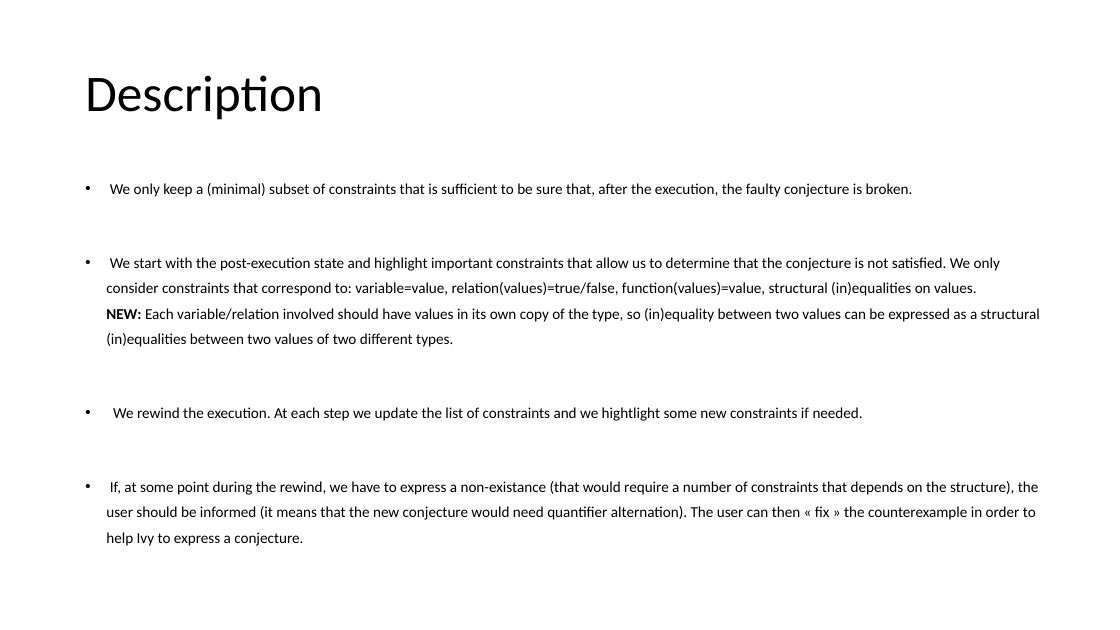
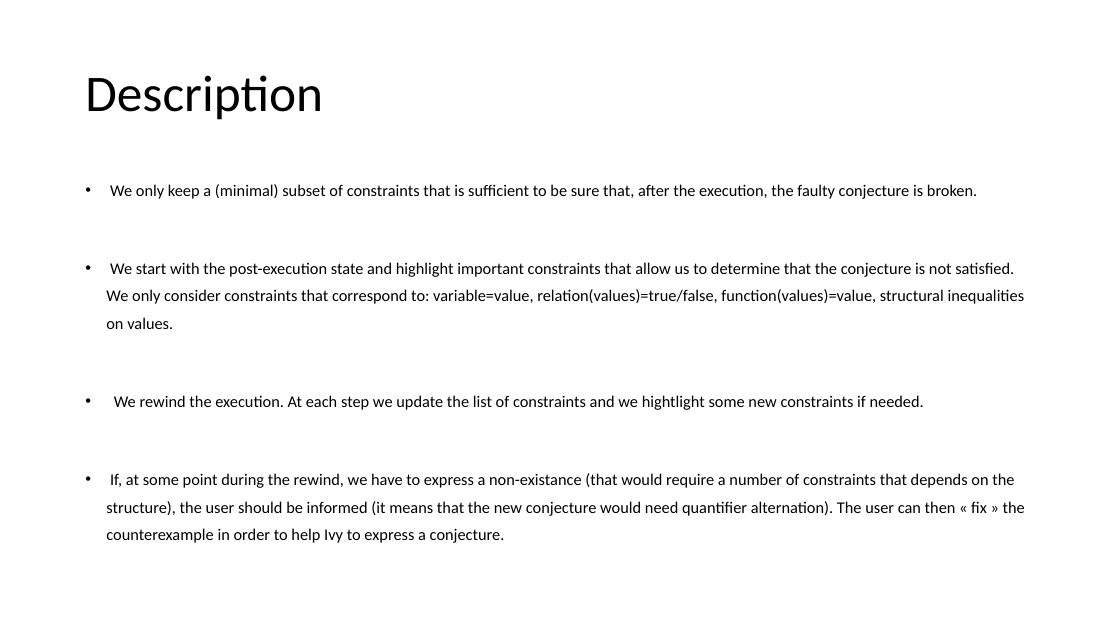
Before and after one commit to tjhance/ivy-research, a slide deck: slide 15 of invariant_synthesis/counterexample_generalization.pptx. Drawn at 1120x630 pixels with LibreOffice and Linux fonts; fonts in the diff are those of the drawing. Boxes give left, top, right and bottom in pixels: in the first picture for what was removed or moved away, otherwise in the second. Text is boxed around its words. In the diff, an @@ line names an element or a change of style, - is before the commit and + after.

Commit message:
update

```diff
--- a/invariant_synthesis/counterexample_generalization.pptx
+++ b/invariant_synthesis/counterexample_generalization.pptx
@@ text at (106,184,1025,543): size 12.9 to 14 pt in "We only keep a (minimal) subset of ...", "We rewind the execution. At each step ...", "If, at some point during the rewind, ..." @@
@@ text at (106,262,1025,329): text changed; size 12.9 to 14 pt @@
-• We start with the post-execution state and highlight important constraints that allow us to determine that the conjecture is not satisfied. We only consider constraints that correspond to: variable=value, relation(values)=true/false, function(values)=value, structural (in)equalities on values.
-  NEW: Each variable/relation involved should have values in its own copy of the type, so (in)equality between two values can be expressed as a structural (in)equalities between two values of two different types.
+• We start with the post-execution state and highlight important constraints that allow us to determine that the conjecture is not satisfied. We only consider constraints that correspond to: variable=value, relation(values)=true/false, function(values)=value, structural inequalities on values.
```
